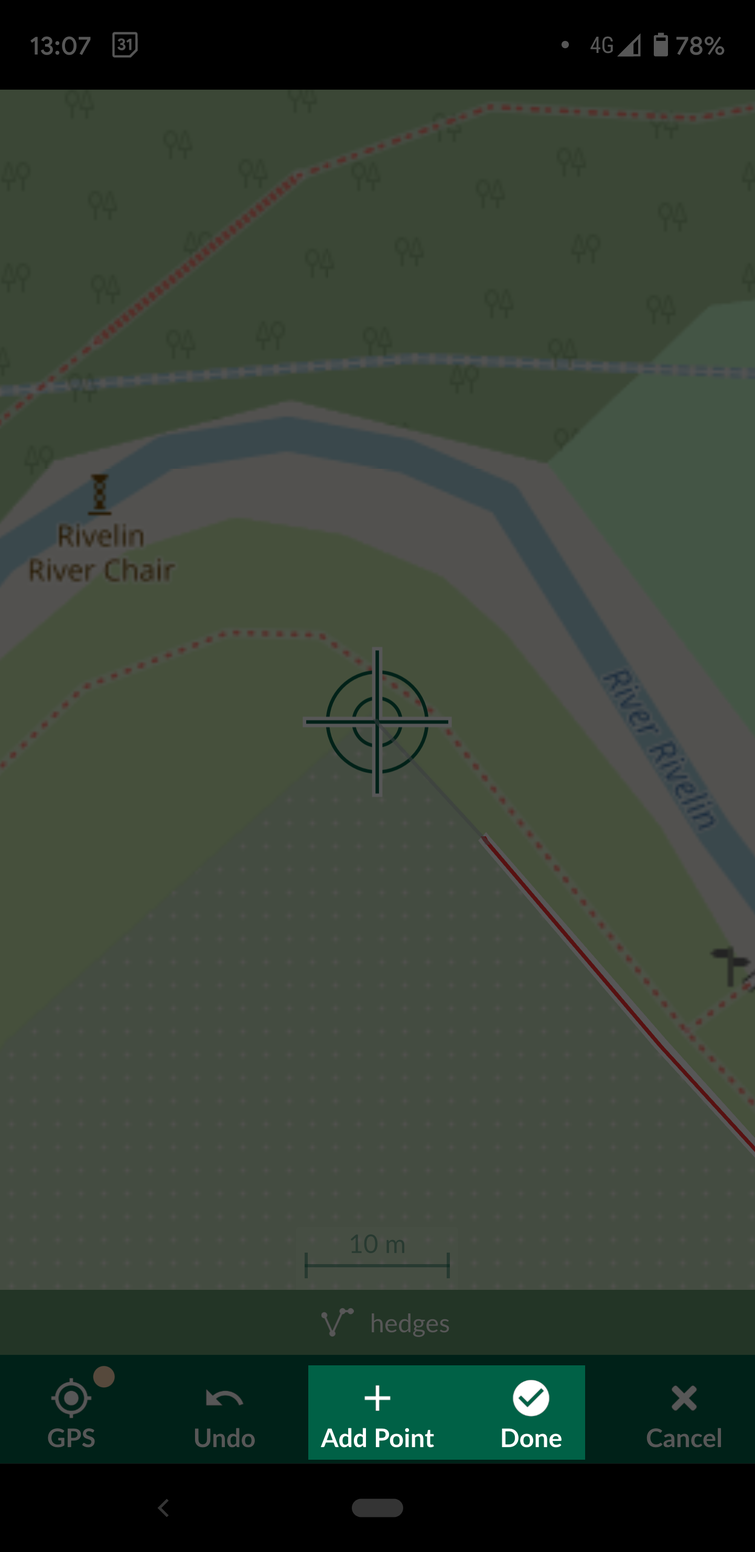
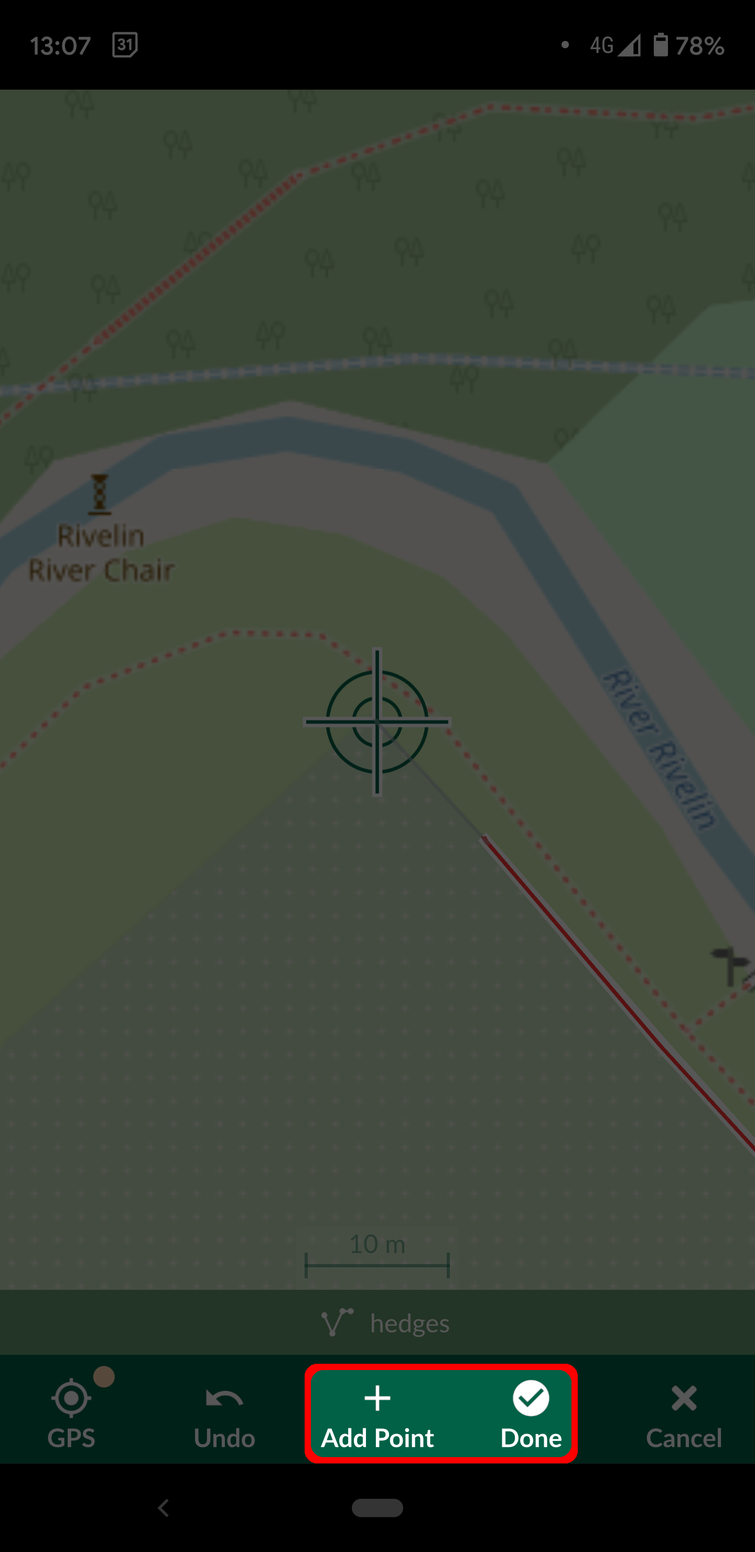
Before/after of a 755 x 1552 layered artwork. What changed in the layer stack:
added layer "Red" above "Black" over (304, 1364, 578, 1464)
painted on "Black" over (307, 1365, 586, 1461)
